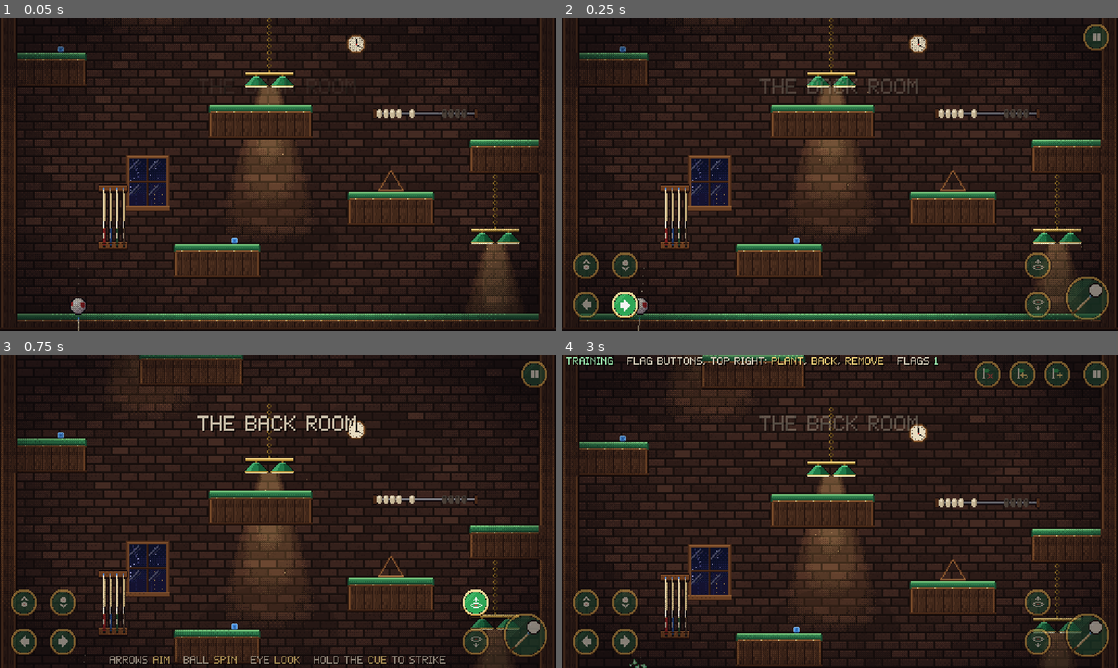
Above: before the commit, frames 1-4 (two rows, left to right).
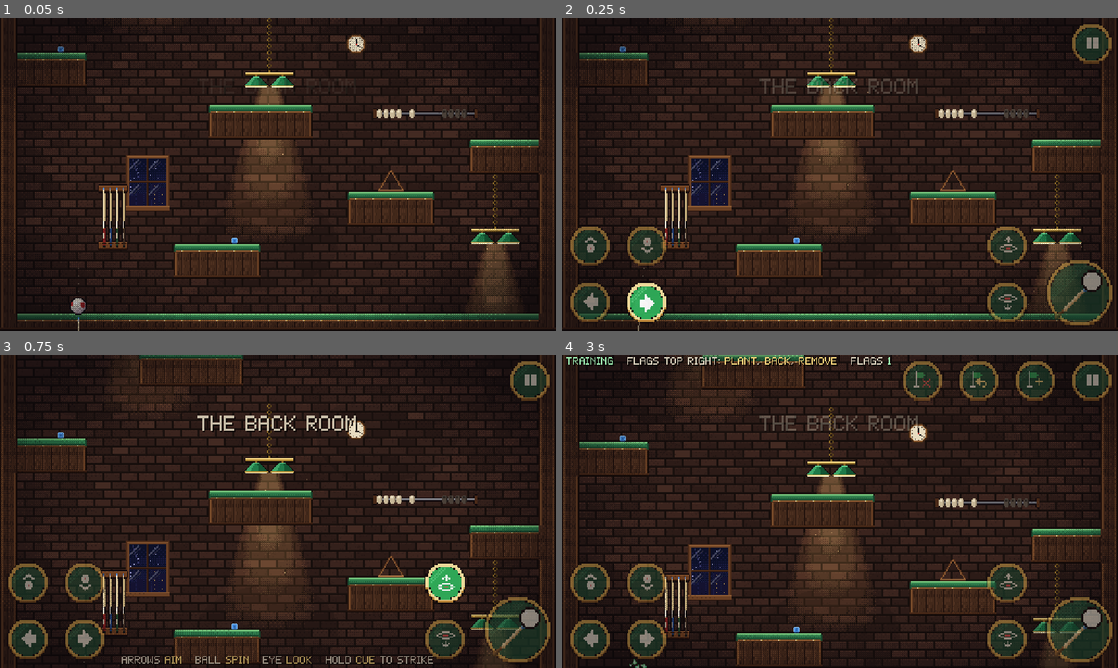
Above: after the commit, the same moments.

Repository: AmitShok/billiard-king
Game: Godot game, scene res://tests/touch_test.tscn
Same seed, same stepped clock (60 frames per second), same inputs: the game is played once before the commit and once after it. This scene is started directly instead of the project's main scene.
Inputs (mouse positions are in pixels of both pictures, inside the frame that each line leads up to):
- Up to frame 1 (0.05 s): no input
- Up to frame 2 (0.25 s): no input
- Up to frame 3 (0.75 s): tap Enter (ui_accept) at 0.5 s; move the mouse to (400, 495) at 0.52 s; hold Right from 0.53 s (still down); hold A (aim_left) from 0.53 s (still down); click (400, 495) at 0.67 s
- Up to frame 4 (3 s): tap Enter (ui_accept) at 0.77, 2, 2.75 s; tap D (aim_right) at 0.8 s; release Right at 1.25 s; release A (aim_left) at 1.25 s; drag from (728, 527) to (812, 574) at 1.27 s; move the mouse to (895, 442) at 2.02 s; hold Right 2.03-2.75 s; hold Space (charge) 2.03-2.75 s; tap C (flag_place) at 2.3 s; drag from (812, 574) to (673, 464) at 2.77 s

Frame 1 is identical in both runs. In frame 2, 6.2% of the frame differs, in the area x 1-99%, y 2-99%; in frame 3, 7.4%; in frame 4, 8.8%, in the area x 1-99%, y 0-99%.

Commit message:
Make the touch buttons 1.5x bigger
The on-screen buttons felt too small. They're now drawn and touched at
1.5x their art (42 px, the cue button 66 px, in the 512x288 view) and the
layout is re-spaced so every touch area stays on screen with none
overlapping. The touch hints are shorter so they clear the bigger
buttons, and the touch suite checks the new size.

Co-Authored-By: Claude Opus 5.5 <noreply@anthropic.com>

Diff:
--- a/scripts/ui/touch_controls.gd
+++ b/scripts/ui/touch_controls.gd
@@ -13,24 +13,27 @@
 const IDLE_ALPHA := 0.5
 const HELD_ALPHA := 0.95
 const UNDER_ALPHA := 0.15   # while the ball is behind a button, so it never hides it
-const SMALL := 28
-const BIG := 44
+const SMALL := 28   # art size of the small buttons (touch_buttons.png cells)
+const BIG := 44     # art size of the cue button (touch_strike.png frames)
+## Buttons are drawn and touched at this multiple of their art, so they're
+## comfortable under a thumb: 42 px small, 66 px cue, in the 512x288 view.
+const SCALE := 1.5
 ## Sheet column, action and centre (in the 512x288 view) of each button.
 const PLAY_BUTTONS := [
-	{ "col": 0, "action": "aim_left", "at": Vector2(22, 264), "slide": true },
-	{ "col": 1, "action": "aim_right", "at": Vector2(58, 264), "slide": true },
-	{ "col": 2, "action": "spin_up", "at": Vector2(22, 228) },
-	{ "col": 3, "action": "spin_down", "at": Vector2(58, 228) },
-	{ "col": 4, "action": "look_up", "at": Vector2(438, 228), "slide": true },
-	{ "col": 5, "action": "look_down", "at": Vector2(438, 264), "slide": true },
-	{ "col": 6, "action": "pause", "at": Vector2(492, 18) },
+	{ "col": 0, "action": "aim_left", "at": Vector2(26, 262), "slide": true },
+	{ "col": 1, "action": "aim_right", "at": Vector2(78, 262), "slide": true },
+	{ "col": 2, "action": "spin_up", "at": Vector2(26, 210) },
+	{ "col": 3, "action": "spin_down", "at": Vector2(78, 210) },
+	{ "col": 4, "action": "look_up", "at": Vector2(410, 210), "slide": true },
+	{ "col": 5, "action": "look_down", "at": Vector2(410, 262), "slide": true },
+	{ "col": 6, "action": "pause", "at": Vector2(488, 24) },
 ]
 const FLAG_BUTTONS := [
-	{ "col": 7, "action": "flag_place", "at": Vector2(456, 18) },
-	{ "col": 8, "action": "flag_return", "at": Vector2(424, 18) },
-	{ "col": 9, "action": "flag_remove", "at": Vector2(392, 18) },
+	{ "col": 7, "action": "flag_place", "at": Vector2(436, 24) },
+	{ "col": 8, "action": "flag_return", "at": Vector2(384, 24) },
+	{ "col": 9, "action": "flag_remove", "at": Vector2(332, 24) },
 ]
-const STRIKE_AT := Vector2(484, 258)
+const STRIKE_AT := Vector2(477, 253)
 
 ## Training adds the three flag buttons.
 var training := false
@@ -106,7 +109,8 @@
 	b.shape = shape
 	b.shape_centered = true
 	b.passby_press = slide
-	b.position = at - Vector2(size, size) / 2.0
+	b.scale = Vector2(SCALE, SCALE)   # scales the drawing and the touch area together
+	b.position = at - Vector2(size, size) * SCALE / 2.0
 	b.modulate.a = IDLE_ALPHA
 	# Buttons stop with the game: nothing is pressed under a menu.
 	b.process_mode = Node.PROCESS_MODE_PAUSABLE
@@ -143,7 +147,7 @@
 
 ## True when the ball is behind (or right beside) this button.
 func covers_ball(b: TouchScreenButton) -> bool:
-	var size := b.texture_normal.get_size()
+	var size := b.texture_normal.get_size() * b.scale
 	return ball_at.distance_to(b.position + size / 2.0) < size.x / 2.0 + 10.0
 
 
--- a/scripts/world/game.gd
+++ b/scripts/world/game.gd
@@ -62,8 +62,8 @@
 const HINT_PAD := "[center][color=#f2d27a]D-PAD[/color] aim and spin   [color=#f2d27a]R-STICK[/color] look   hold [color=#f2d27a]A[/color] to strike   [color=#f2d27a]START[/color] pause[/center]"
 const TRAINING_KEYS := "[color=#9ff0b4]TRAINING[/color]   [color=#f2d27a]C[/color] plant flag   [color=#f2d27a]R[/color] back to flag   [color=#f2d27a]X[/color] remove flag"
 const TRAINING_PAD := "[color=#9ff0b4]TRAINING[/color]   [color=#f2d27a]Y[/color] plant flag   [color=#f2d27a]X[/color] back to flag   [color=#f2d27a]LB[/color] remove flag"
-const HINT_TOUCH := "[center]arrows [color=#f2d27a]aim[/color]   ball [color=#f2d27a]spin[/color]   eye [color=#f2d27a]look[/color]   hold the [color=#f2d27a]cue[/color] to strike[/center]"
-const TRAINING_TOUCH := "[color=#9ff0b4]TRAINING[/color]   flag buttons, top right: [color=#f2d27a]plant[/color], [color=#f2d27a]back[/color], [color=#f2d27a]remove[/color]"
+const HINT_TOUCH := "[center]arrows [color=#f2d27a]aim[/color]   ball [color=#f2d27a]spin[/color]   eye [color=#f2d27a]look[/color]   hold [color=#f2d27a]cue[/color] to strike[/center]"
+const TRAINING_TOUCH := "[color=#9ff0b4]TRAINING[/color]   flags top right: [color=#f2d27a]plant[/color], [color=#f2d27a]back[/color], [color=#f2d27a]remove[/color]"
 
 
 func _ready() -> void:
--- a/tests/touch_test.gd
+++ b/tests/touch_test.gd
@@ -59,7 +59,7 @@
 
 
 func _centre(b: TouchScreenButton) -> Vector2:
-	return b.position + b.texture_normal.get_size() / 2.0
+	return b.position + b.texture_normal.get_size() * b.scale / 2.0
 
 
 func _rest(game: Node2D, at: Vector2) -> void:
@@ -108,14 +108,17 @@
 	var apart := true
 	for i in t.buttons.size():
 		var a: TouchScreenButton = t.buttons[i]
-		var ra: float = (a.shape as CircleShape2D).radius
+		var ra: float = (a.shape as CircleShape2D).radius * a.scale.x
 		var ca := _centre(a)
 		if ca.x - ra < -4 or ca.y - ra < -4 or ca.x + ra > 516 or ca.y + ra > 292:
 			inside = false
 		for j in range(i + 1, t.buttons.size()):
 			var b: TouchScreenButton = t.buttons[j]
-			if ca.distance_to(_centre(b)) < ra + (b.shape as CircleShape2D).radius:
+			if ca.distance_to(_centre(b)) < ra + (b.shape as CircleShape2D).radius * b.scale.x:
 				apart = false
+	var aim_size: Vector2 = t.button("aim_left").texture_normal.get_size() * t.button("aim_left").scale
+	var cue_size: Vector2 = t.button("charge").texture_normal.get_size() * t.button("charge").scale
+	check("the buttons are thumb-sized (42 px, cue 66 px in the view)", aim_size.x >= 42.0 and cue_size.x >= 66.0, "%s %s" % [aim_size, cue_size])
 	check("every button sits on screen", inside)
 	check("no two buttons' touch areas overlap", apart)
 
Binary file changed: docs/screenshots/touch.png
Not shown, changed: docs/DESIGN.md
